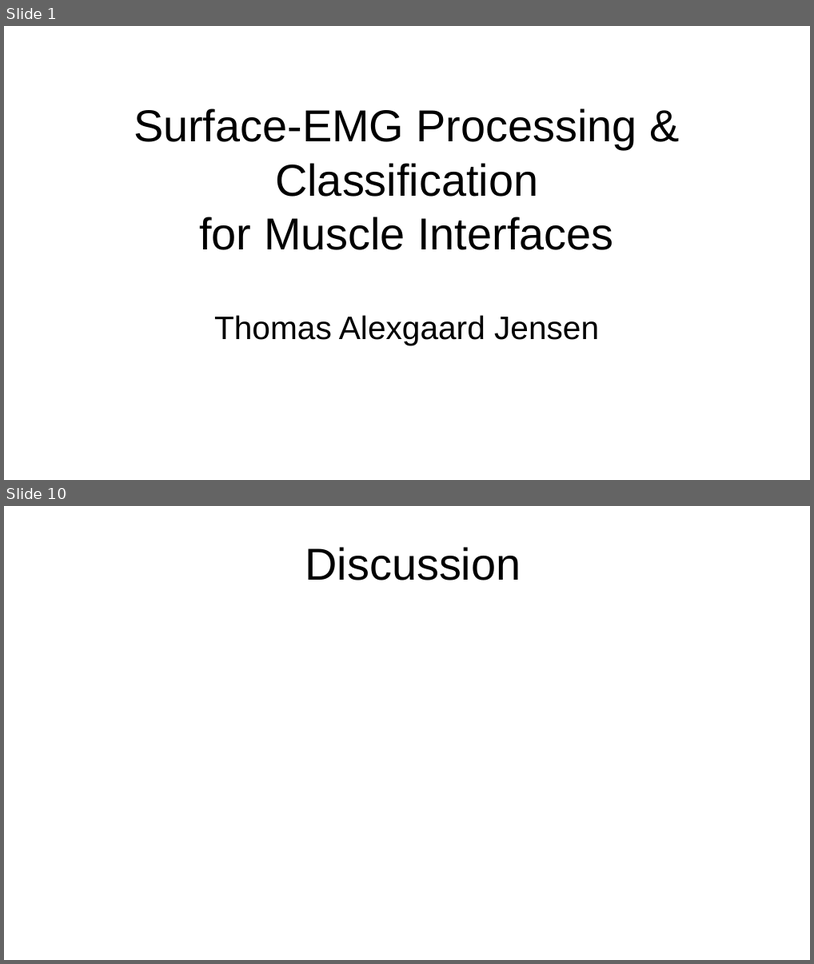
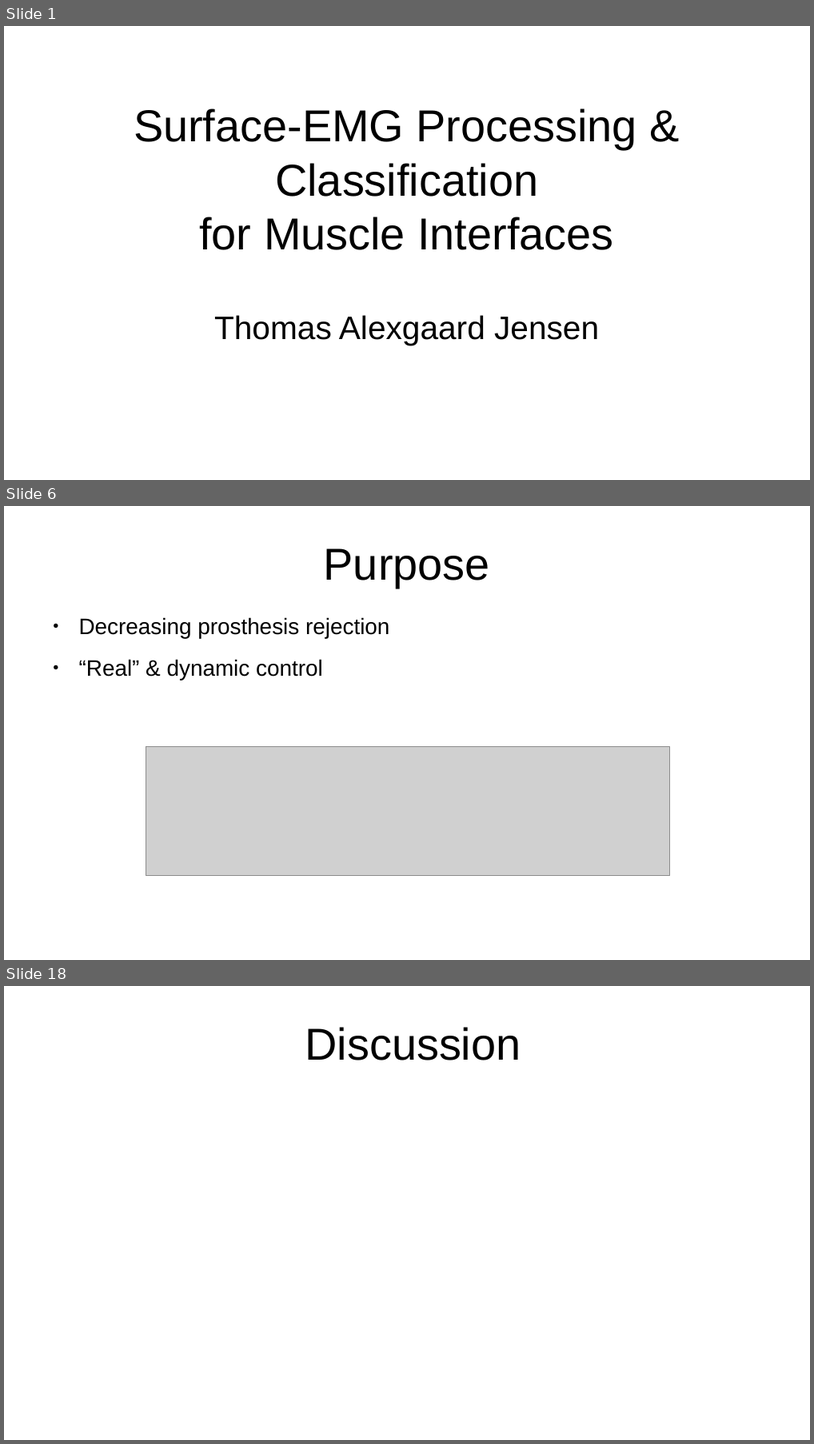
Before and after one commit to thom9258/masters-thesis, a slide deck: presentation/Presentation.odp. Shown one above the other, each under a label of ours: slides 1 and 10 before the commit, slides 1, 6 and 18 after it; the slides between them are not shown. The pictures are 814x964 and 814x1444 pixels, drawn with LibreOffice and Linux fonts; fonts in the diff are those of the drawing; grey boxes stand for pictures. Boxes give left, top, right and bottom in pixels: in the first picture for what was removed or moved away, otherwise in the second. Text is boxed around its words. In the diff, an @@ line names an element or a change of style, - is before the commit and + after.

```diff
--- a/presentation/Presentation.odp
+++ b/presentation/Presentation.odp
@@ slide 6 added at box(4, 506, 810, 960), background #FFFFFF @@
@@ title added at box(324, 548, 490, 588), 44 pt, text #000000 @@
+Purpose
@@ text added at box(79, 617, 390, 680), 22 pt, text #000000 @@
+● Decreasing prosthesis rejection
+● “Real” & dynamic control
@@ picture added at box(146, 747, 670, 876) @@
@@ what was slide 10 is now slide 18 @@
```
Also in this commit, not shown: 1 slide changed, 14 other slides added, 7 slides removed.
